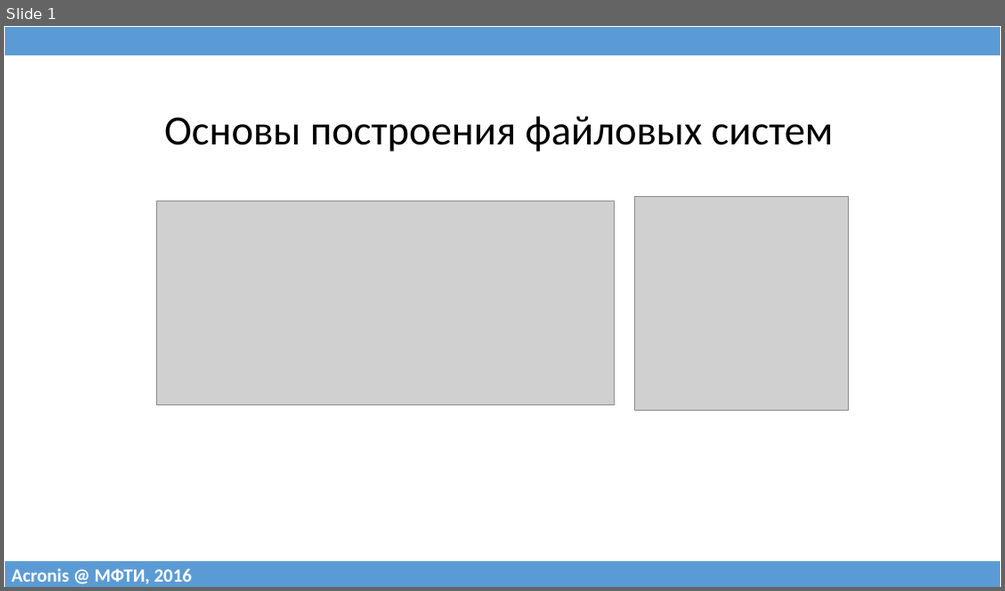
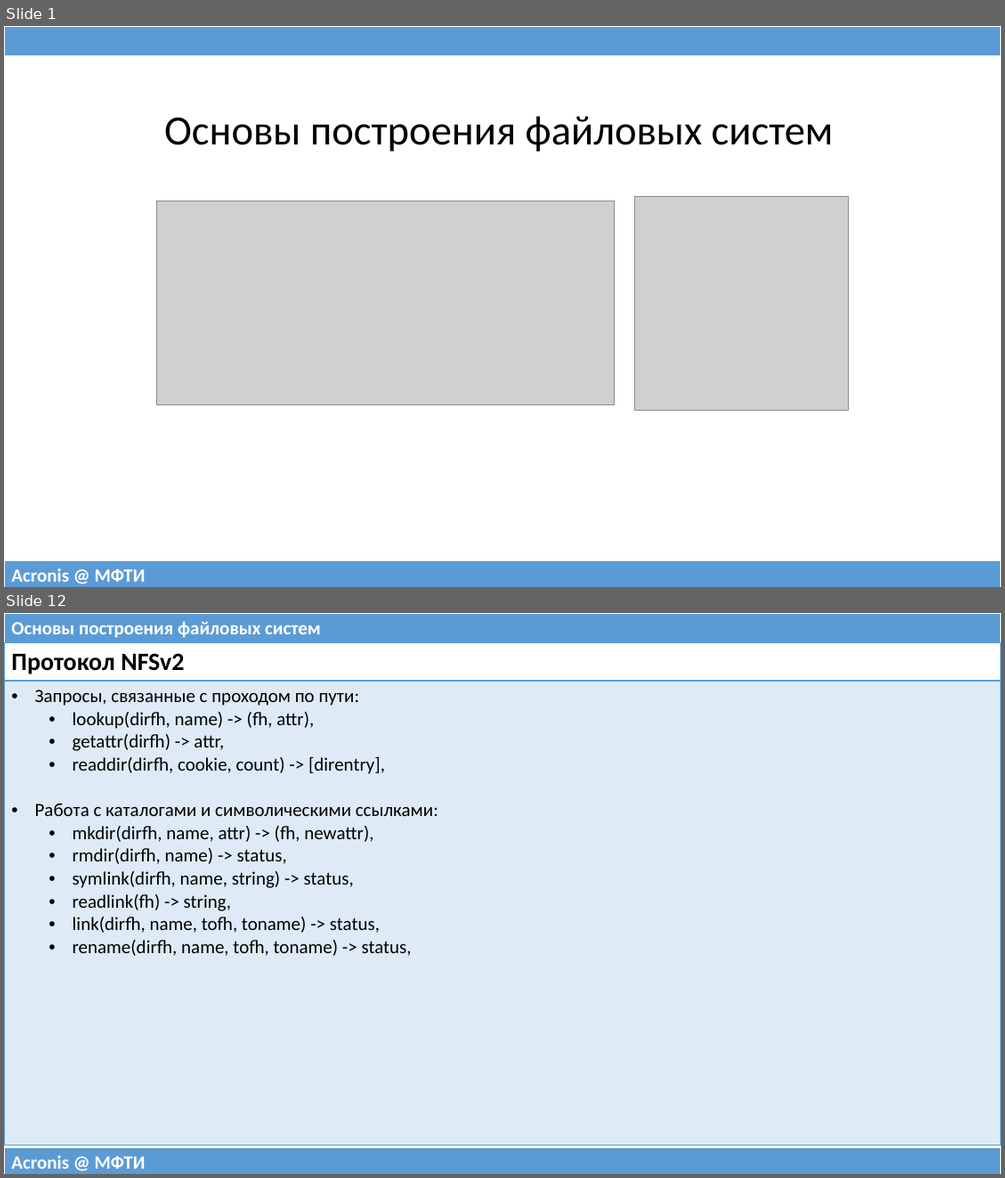
Before and after one commit to 75cc8545e7b021ed280ed0ef99fc7fc4/filesystems-101, a slide deck: talks/src/class11.pptx. Shown one above the other, each under a label of ours: slide 1 before the commit, slides 1 and 12 after it; the slides between them are not shown. The pictures are 1005x591 and 1005x1178 pixels, drawn with LibreOffice and Linux fonts; fonts in the diff are those of the drawing; grey boxes stand for pictures. Boxes give left, top, right and bottom in pixels: in the first picture for what was removed or moved away, otherwise in the second. Text is boxed around its words. In the diff, an @@ line names an element or a change of style, - is before the commit and + after.

```diff
--- a/talks/src/class11.pptx
+++ b/talks/src/class11.pptx
@@ slide 12 added at <box>4,613,1001,1174</box>, background #FFFFFF @@
@@ table added at <box>4,613,1001,643</box>, 1 rows, 1 columns @@
+Основы построения файловых систем
@@ table added at <box>4,643,1001,1136</box>, 2 rows, 1 columns @@
+Протокол NFSv2
+Запросы, связанные с проходом по пути: / lookup(dirfh, name) -> (fh, attr), / getattr(dirfh) -> attr, / readdir(dirfh, cookie, count) -> [direntry], / Работа с каталогами и символическими ссылками: / mkdir(dirfh, name, attr) -> (fh, newattr), / rmdir(dirfh, name) -> status, / symlink(dirfh, name, string) -> status, / readlink(fh) -> string, / link(dirfh, name, tofh, toname) -> status, / rename(dirfh, name, tofh, toname) -> status,
@@ table added at <box>4,1147,1001,1174</box>, 1 rows, 1 columns @@
+Acronis @ МФТИ
@@ slide 1 changed as well @@
@@ table at <box>4,560,1001,587</box> @@
-row 1, column 1: Acronis @ МФТИ, 2016
+row 1, column 1: Acronis @ МФТИ
```
Also in this commit, not shown: 2 other slides changed, 52 other slides added, 16 slides removed, 1 other file.
